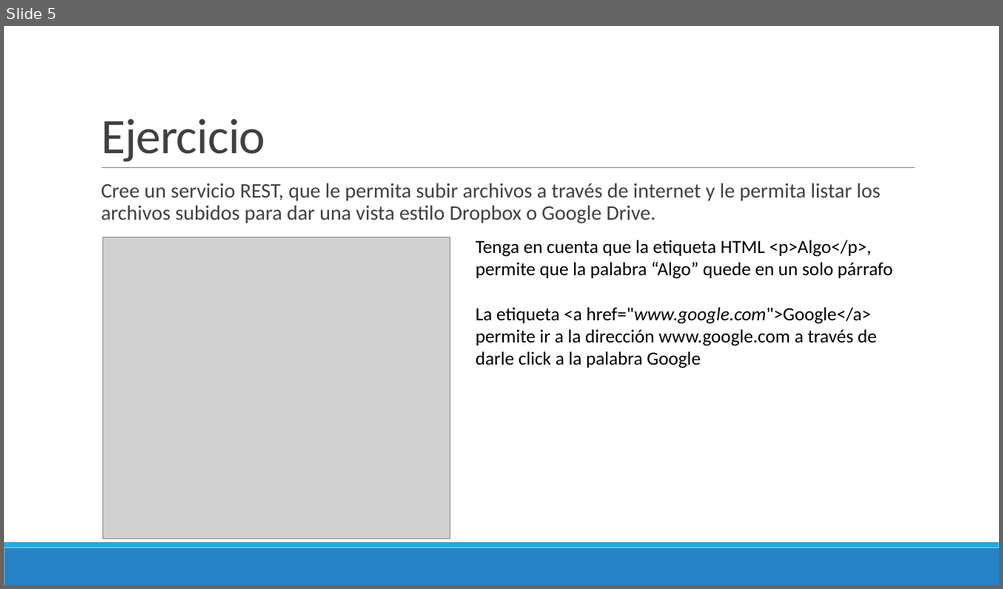
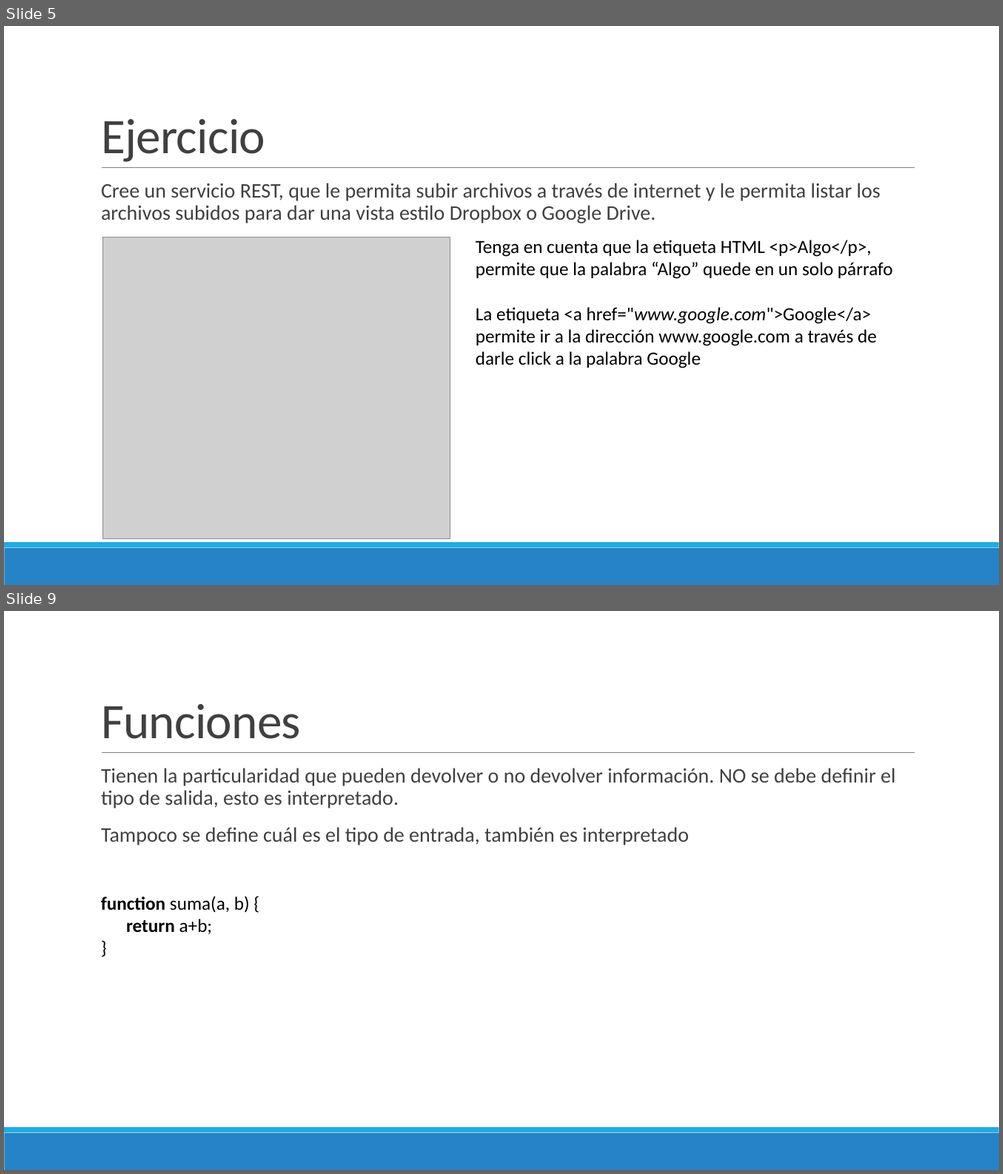
Before and after one commit to Domiciano/ProgramacionEnRed191, a slide deck: Semana 15/Presentación.pptx. Shown one above the other, each under a label of ours: slide 5 before the commit, slides 5 and 9 after it; the slides between them are not shown. The pictures are 1003x589 and 1003x1174 pixels, drawn with LibreOffice and Linux fonts; fonts in the diff are those of the drawing; grey boxes stand for pictures. Boxes give left, top, right and bottom in pixels: in the first picture for what was removed or moved away, otherwise in the second. Text is boxed around its words. In the diff, an @@ line names an element or a change of style, - is before the commit and + after.

```diff
--- a/Semana 15/Presentación.pptx
+++ b/Semana 15/Presentación.pptx
@@ slide 9 added at (4, 611, 999, 1170), background #FFFFFF; not listed: 3 template elements that a slide beside it also shows @@
@@ title added at (101, 704, 301, 739), 48 pt, text #404040 @@
+Funciones
@@ text added at (101, 768, 895, 846), 20 pt, text #404040 @@
+  Tienen la particularidad que pueden devolver o no devolver información. NO se debe definir el tipo de salida, esto es interpretado.
+  Tampoco se define cuál es el tipo de entrada, también es interpretado
@@ text added at (101, 896, 250, 934), 18 pt, text #000000 @@
+function suma(a, b) {
+return a+b;
+}
```
Also in this commit, not shown: 12 other slides added.
